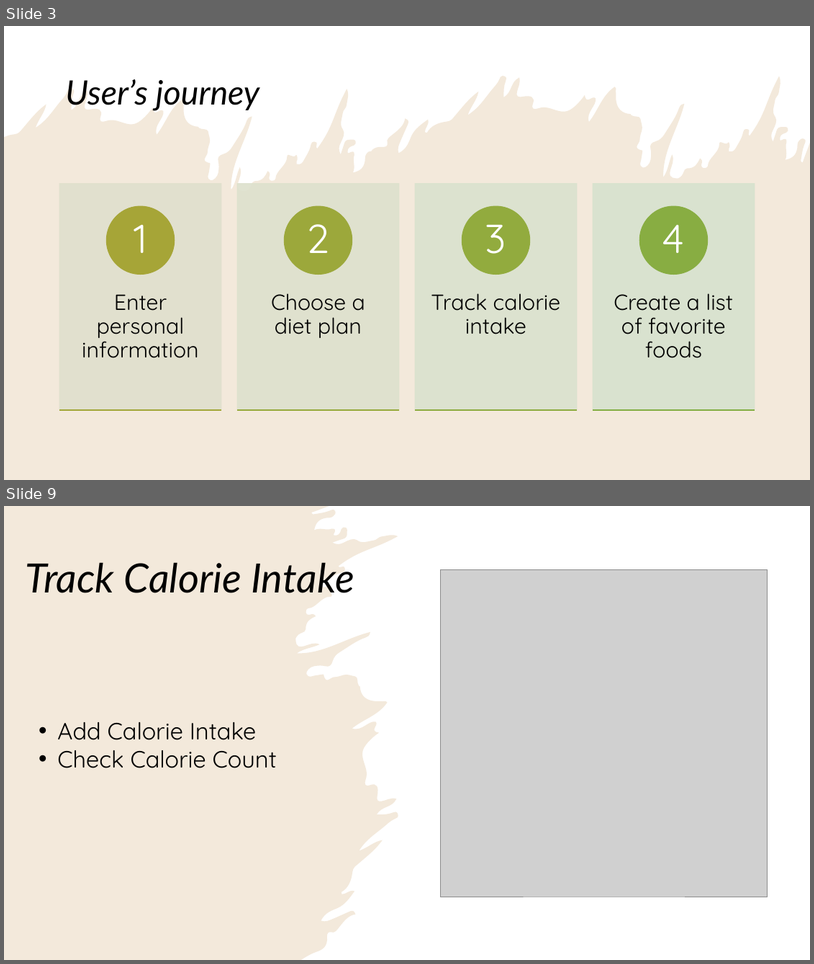
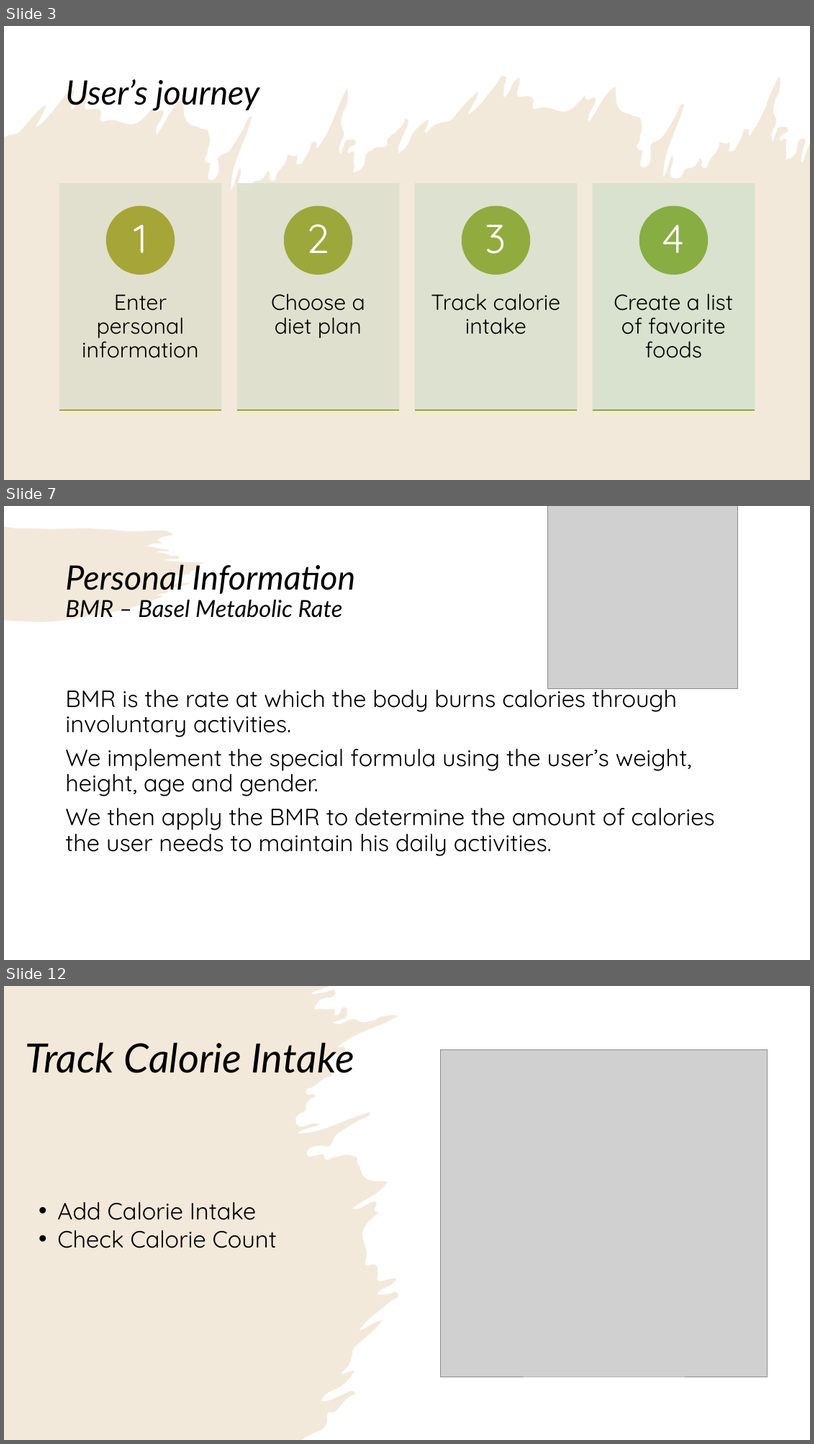
Before and after one commit to alizapeikes/DistributedSystem, a slide deck: About Calorie Counter.pptx. Shown one above the other, each under a label of ours: slides 3 and 9 before the commit, slides 3, 7 and 12 after it; the slides between them are not shown. The pictures are 814x964 and 814x1444 pixels, drawn with LibreOffice and Linux fonts; fonts in the diff are those of the drawing; grey boxes stand for pictures. Boxes give left, top, right and bottom in pixels: in the first picture for what was removed or moved away, otherwise in the second. Text is boxed around its words. In the diff, an @@ line names an element or a change of style, - is before the commit and + after.

```diff
--- a/About Calorie Counter.pptx
+++ b/About Calorie Counter.pptx
@@ slide 7 added at bbox=[4, 506, 810, 960], background #FFFFFF; not listed: 1 template element that a slide beside it also shows @@
@@ picture added at bbox=[548, 506, 738, 689] @@
@@ title added at bbox=[65, 564, 355, 618], 28 pt, text #000000, italic @@
+Personal Information
+BMR – Basel Metabolic Rate
@@ text added at bbox=[65, 682, 715, 856], 28 pt, text #000000 @@
+BMR is the rate at which the body burns calories through involuntary activities.
+We implement the special formula using the user’s weight, height, age and gender.
+We then apply the BMR to determine the amount of calories the user needs to maintain his daily activities.
@@ what was slide 9 is now slide 12 @@
```
Also in this commit, not shown: 4 slides changed, 3 other slides added, 1 slide removed.
